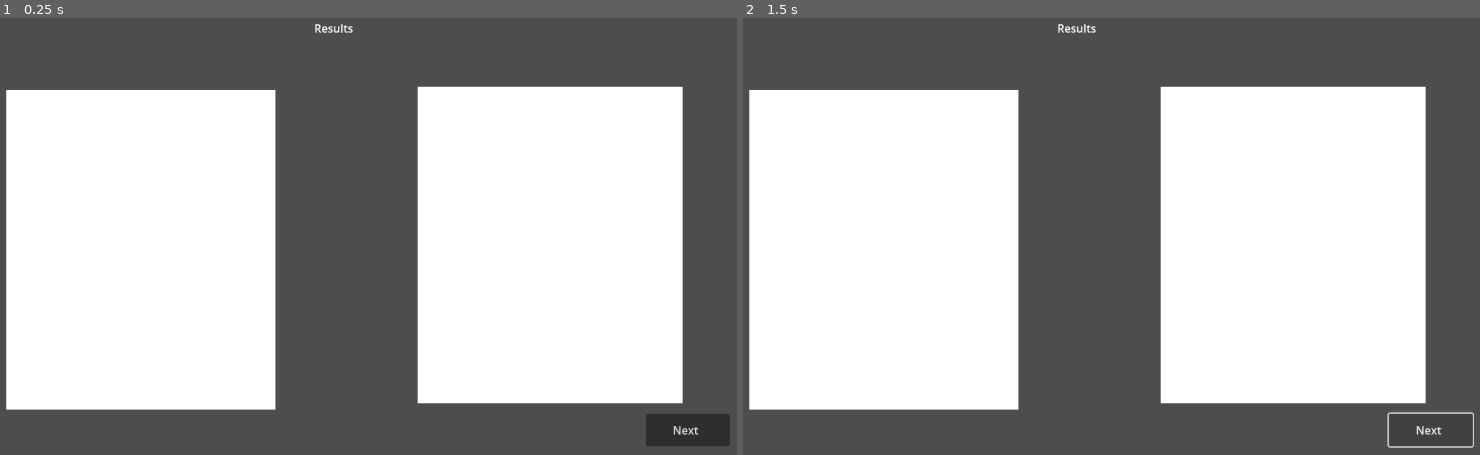
Above: before the commit, frames 1-2 (left to right).
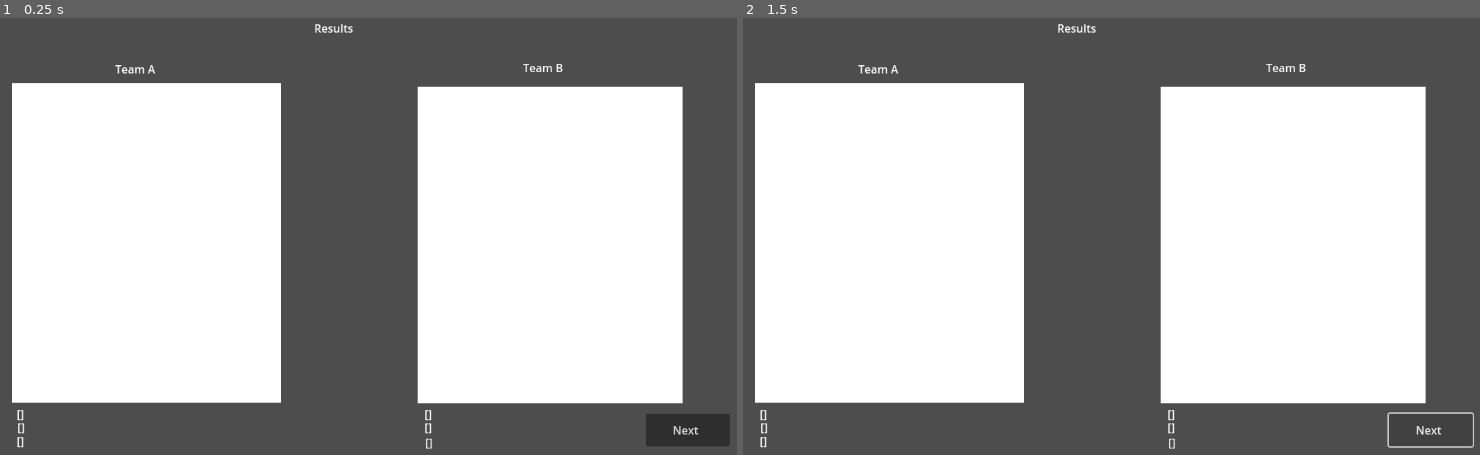
Above: after the commit, the same moments.

Repository: bastifpv/Giggle-o-Meter
Game: Godot game, scene res://scenes/results.tscn
Two runs of this game, one before a commit and one after it. Both use one fixed random seed, a clock stepped at 60 frames per second and the inputs below. This scene is started directly instead of the project's main scene.
Inputs:
- Up to frame 1 (0.25 s): no input
- Up to frame 2 (1.5 s): click "Next" at 0.5 s; click "Next" at 1.25 s

The runs differ from the first frame. In frame 1, 2.6% of the frame differs, in the area x 0-77%, y 10-99%; in frame 2, 2.6%.

Commit message:
added result values to scene

Diff:
--- a/scenes/results.tscn
+++ b/scenes/results.tscn
@@ -8,6 +8,54 @@
 script = ExtResource("1_bjfhi")
 
 [node name="CanvasLayer" type="CanvasLayer" parent="."]
+
+[node name="CardsALabel" type="Label" parent="CanvasLayer"]
+anchors_preset = -1
+anchor_right = 0.073
+anchor_bottom = 0.093
+offset_left = 102.0
+offset_top = 576.0
+offset_right = 214.904
+offset_bottom = 541.736
+text = "Used Cards: "
+
+[node name="userInputALabel" type="Label" parent="CanvasLayer"]
+offset_left = 103.0
+offset_top = 595.0
+offset_right = 280.0
+offset_bottom = 632.0
+text = "Input: "
+
+[node name="scoreALabel" type="Label" parent="CanvasLayer"]
+offset_left = 102.0
+offset_top = 615.0
+offset_right = 150.0
+offset_bottom = 657.0
+text = "Score:"
+
+[node name="CardsBLabel" type="Label" parent="CanvasLayer"]
+anchors_preset = -1
+anchor_right = 0.073
+anchor_bottom = 0.093
+offset_left = 690.0
+offset_top = 576.0
+offset_right = 802.904
+offset_bottom = 541.736
+text = "Used Cards: "
+
+[node name="userInputBLabel" type="Label" parent="CanvasLayer"]
+offset_left = 690.0
+offset_top = 595.0
+offset_right = 867.0
+offset_bottom = 632.0
+text = "Input: "
+
+[node name="scoreBLabel" type="Label" parent="CanvasLayer"]
+offset_left = 691.0
+offset_top = 617.0
+offset_right = 739.0
+offset_bottom = 663.0
+text = "Score:"
 
 [node name="InfoLabel" type="Label" parent="CanvasLayer"]
 offset_left = 531.0
@@ -24,10 +72,10 @@
 text = "Next "
 
 [node name="TeamATextureRect" type="TextureRect" parent="CanvasLayer"]
-offset_left = 87.0
-offset_top = 120.0
-offset_right = 475.0
-offset_bottom = 581.0
+offset_left = 95.0
+offset_top = 110.0
+offset_right = 483.0
+offset_bottom = 571.0
 texture = SubResource("CanvasTexture_bl3j7")
 
 [node name="TeamBTextureRect" type="TextureRect" parent="CanvasLayer"]
@@ -37,4 +85,18 @@
 offset_bottom = 572.0
 texture = SubResource("CanvasTexture_bl3j7")
 
+[node name="TeamALabel" type="Label" parent="CanvasLayer"]
+offset_left = 244.0
+offset_top = 78.0
+offset_right = 321.0
+offset_bottom = 101.0
+text = "Team A"
+
+[node name="TeamBLabel" type="Label" parent="CanvasLayer"]
+offset_left = 832.0
+offset_top = 76.0
+offset_right = 909.0
+offset_bottom = 99.0
+text = "Team B"
+
 [connection signal="pressed" from="CanvasLayer/NextButton" to="." method="_on_next_button_pressed"]
--- a/scripts/GlobalSettings.gd
+++ b/scripts/GlobalSettings.gd
@@ -7,6 +7,10 @@
 var active_team = 0
 var list_TeamA = []
 var list_TeamB = []
+# TEST Lists/Dicts
+#var list_TeamA = [{"cardID": 1, "userInput": "Hallo 1", "score": 100}, {"cardID": 2, "userInput": "Hallo 2", "score": 40}, {"cardID": 3, "userInput": "Hallo 3", "score": 55}]
+#var list_TeamB = [{"cardID": 1, "userInput": "Hallo 1", "score": 90}, {"cardID": 2, "userInput": "Hallo 2", "score": 11}, {"cardID": 3, "userInput": "Hallo 3", "score": 30}]
+
 
 ## Config vars to control game behavior - CAN CHANGE
 var total_rounds = 5
--- a/scripts/results.gd
+++ b/scripts/results.gd
@@ -1,7 +1,37 @@
 extends Node2D
 
 func _ready():
-	pass
+	var results_TeamA = GlobalSettings.list_TeamA
+	var cardIDs_TeamA = []
+	var userInput_TeamA = []
+	var score_TeamA = []
+
+	var results_TeamB = GlobalSettings.list_TeamB
+	var cardIDs_TeamB = []
+	var userInput_TeamB = []
+	var score_TeamB = []
+
+
+	for i in results_TeamA:
+		cardIDs_TeamA.append(i["cardID"])
+		userInput_TeamA.append(i["userInput"])
+		score_TeamA.append(i["score"])
+
+
+
+	for j in results_TeamB:
+		cardIDs_TeamB.append(j["cardID"])
+		userInput_TeamB.append(j["userInput"])
+		score_TeamB.append(j["score"])
+
+
+	$CanvasLayer/CardsALabel.text = str(cardIDs_TeamA)
+	$CanvasLayer/userInputALabel.text = str(userInput_TeamA)
+	$CanvasLayer/scoreALabel.text = str(score_TeamA)
+
+	$CanvasLayer/CardsBLabel.text = str(cardIDs_TeamB)
+	$CanvasLayer/userInputBLabel.text = str(userInput_TeamB)
+	$CanvasLayer/scoreBLabel.text = str(score_TeamB)
 
 func _on_next_button_pressed():
 	print("Game finished")
